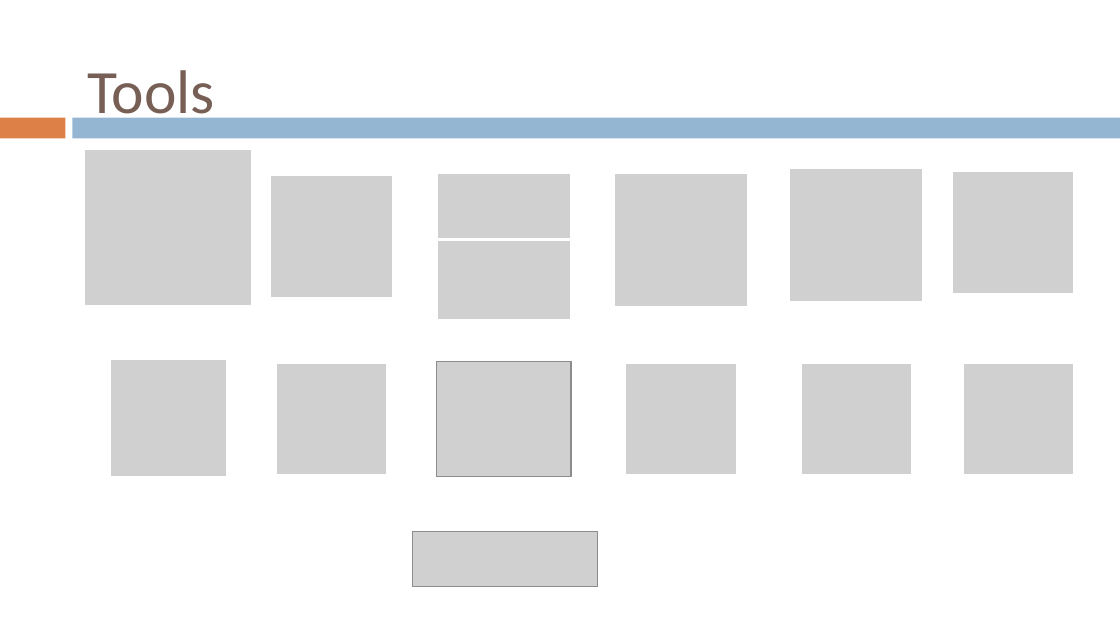
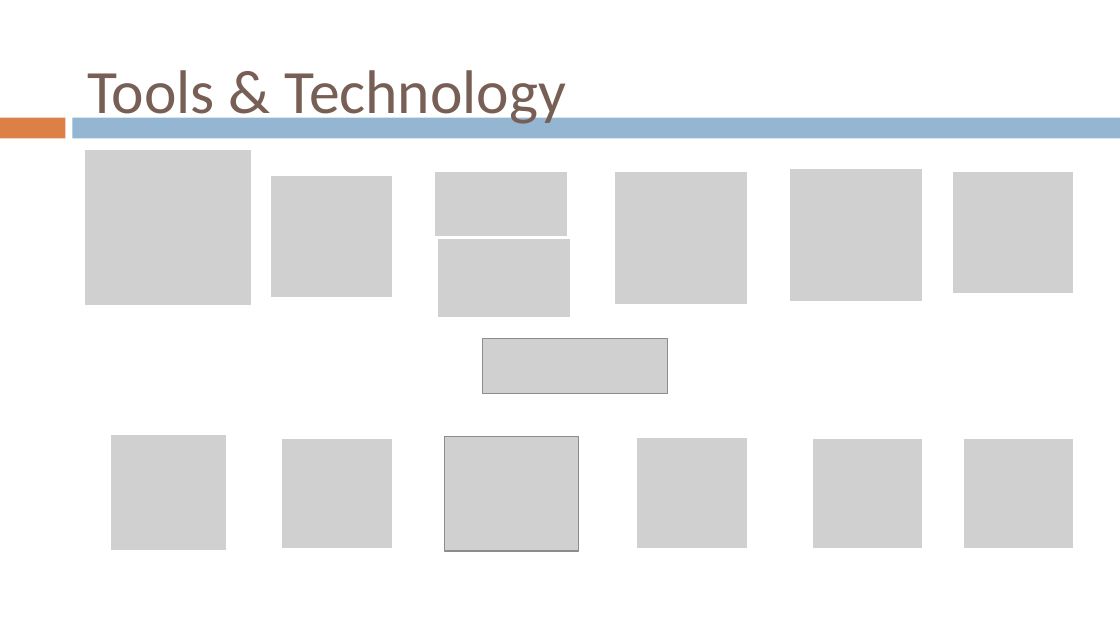
Before and after one commit to gvaccaro21/CS633---Term-Project, a slide deck: slide 17 of Final Presenation/CS_633_Zac3_term_project_report_FINAL_draft.pptx (slide 16 before the commit). Drawn at 1120x630 pixels with LibreOffice and Linux fonts; fonts in the diff are those of the drawing; grey boxes stand for pictures; background and template pictures are left out. Boxes give left, top, right and bottom in pixels: in the first picture for what was removed or moved away, otherwise in the second. Text is boxed around its words. In the diff, an @@ line names an element or a change of style, - is before the commit and + after.

```diff
--- a/Final Presenation/CS_633_Zac3_term_project_report_FINAL_draft.pptx
+++ b/Final Presenation/CS_633_Zac3_term_project_report_FINAL_draft.pptx
@@ title at (87,70,566,128): text changed @@
-Tools
+Tools & Technology
@@ picture: place and size @@
-picture at (437,172,571,239)
+picture at (433,171,568,237)
@@ picture: place and size @@
-picture at (413,532,598,587)
+picture at (483,338,668,393)
@@ picture: place and size @@
-picture at (110,360,227,477)
+picture at (110,433,227,551)
@@ picture: place and size @@
-picture at (276,363,388,475)
+picture at (281,438,393,550)
@@ 3 pictures: place and size @@
-3 pictures at (437,362,913,477)
+3 pictures at (445,436,924,551)
@@ picture: place and size @@
-picture at (963,363,1075,475)
+picture at (963,438,1075,550)
```
Also in this commit, not shown: 12 other slides changed, 5 slides added, 1 slide removed.
